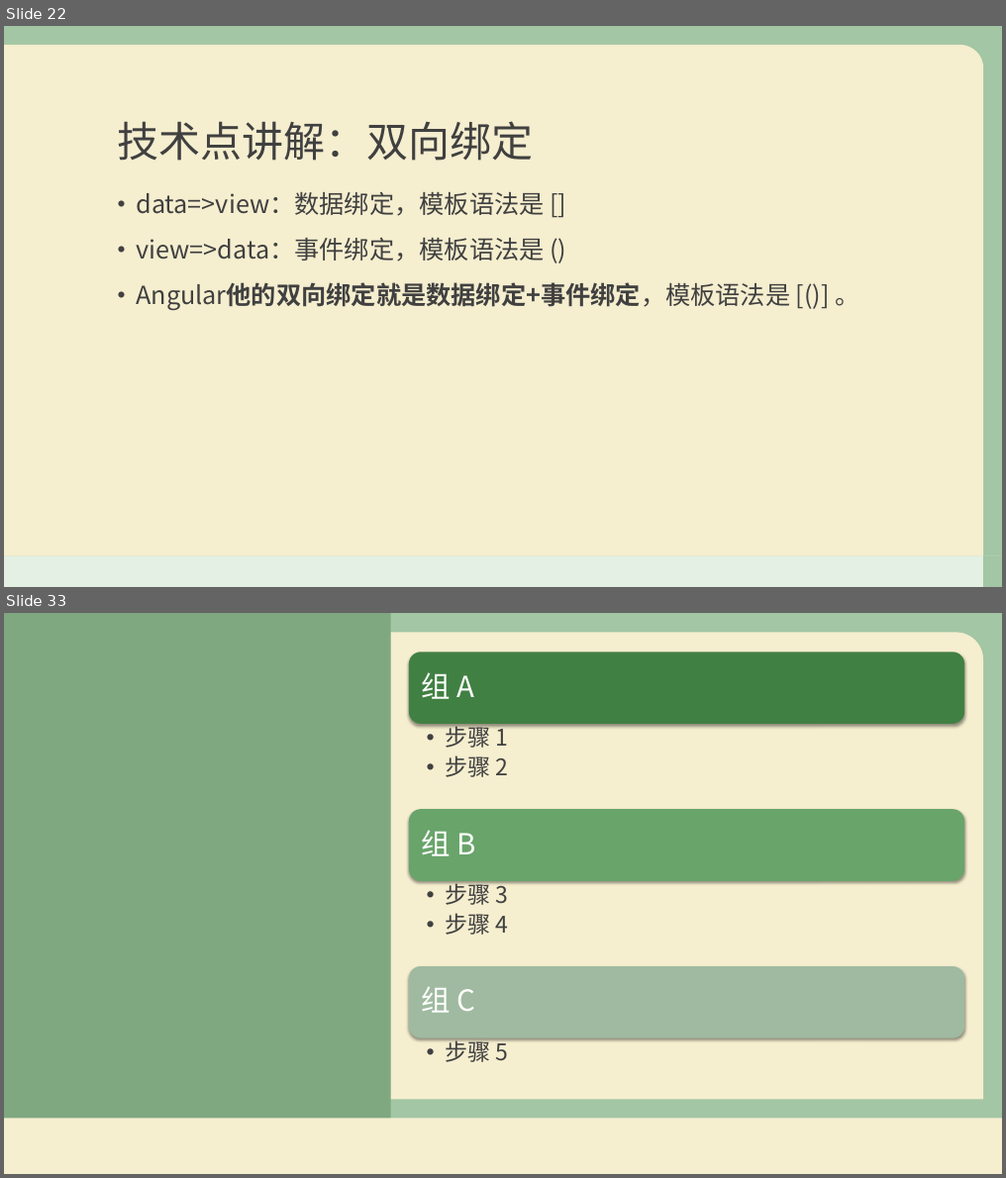
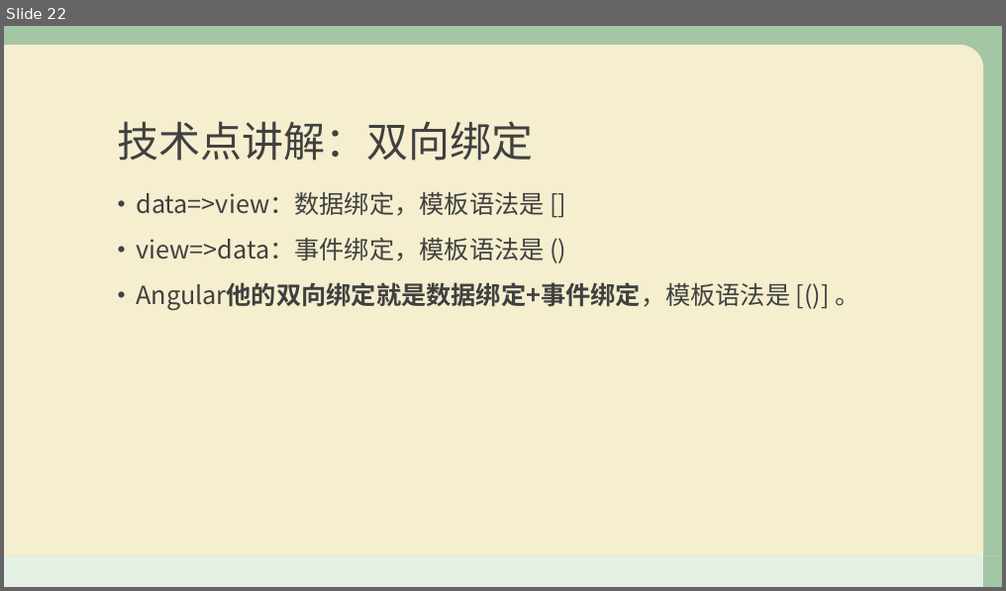
Before and after one commit to duoduoObama/web, a slide deck: 溯源前端赏析.pptx. Shown one above the other, each under a label of ours: slides 22 and 33 before the commit, slide 22 after it; the slides between them are not shown. The pictures are 1006x1178 and 1006x591 pixels, drawn with LibreOffice and Linux fonts; fonts in the diff are those of the drawing; background and template pictures are left out. Boxes give left, top, right and bottom in pixels: in the first picture for what was removed or moved away, otherwise in the second. Text is boxed around its words. In the diff, an @@ line names an element or a change of style, - is before the commit and + after.

```diff
--- a/溯源前端赏析.pptx
+++ b/溯源前端赏析.pptx
@@ slide 33 removed at (4,613,1002,1174), background picture (left out) @@
@@ rectangle removed at (4,613,1002,1118) @@
@@ rectangle removed at (4,613,390,1118) @@
@@ round rect removed at (390,633,983,1100) @@
@@ group removed at (409,652,964,1062): 6 texts, 3 rounded rectangles @@
-组 A
-  • 步骤 1
-  • 步骤 2
-组 B
-  • 步骤 3
-  • 步骤 4
-组 C
-  • 步骤 5
@@ rectangle removed at (4,1118,1002,1174) @@
```
Also in this commit, not shown: 5 slides changed, 3 slides added, 9 other slides removed.
